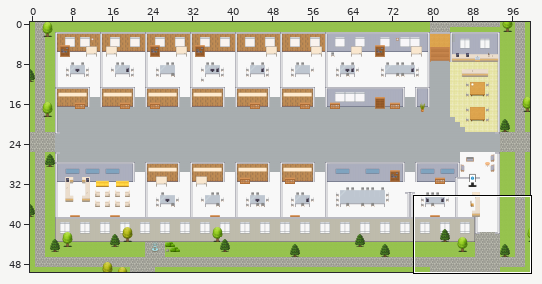
Tiled map (JSON) -- maps/PH-Drug-Innovation-Platform.tmj. The picture above shows the old version from afar; the outline marks the close-up.
Close-up. First the earlier version:
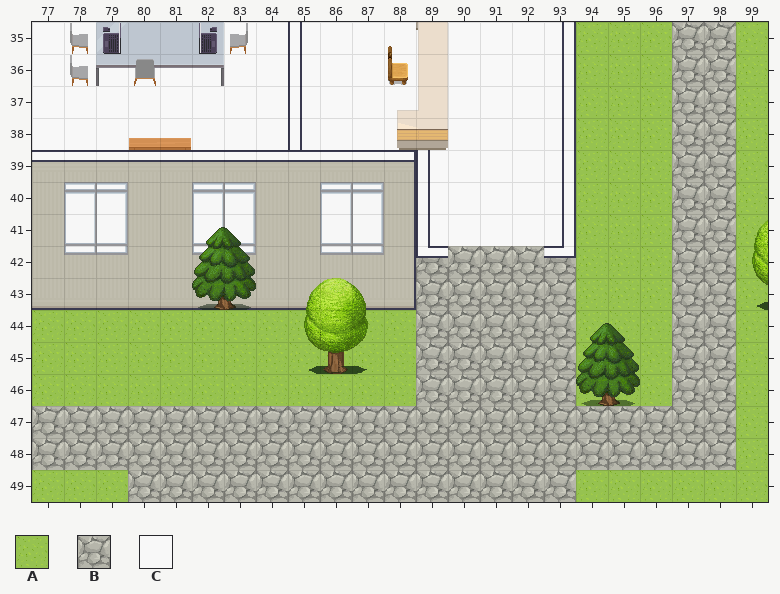
Cells are 32x32 px. Shown: x 77..99, y 35..49. The commit also changed other parts of the map, which this record leaves out.
Key: from "Exterior": A 629, B 638; from "room2": C 66.
_ is an empty cell, # one hidden under a higher layer.
Layers that did not change in this view are not listed.
Layer "outside" before, first column x 77:
35 #################AAABBA
36 #################AAABBA
37 #################AAABBA
38 #################AAABBA
39 #################AAABBA
40 #################AAABBA
41 #################AAABBA
42 ############BBBBBAAABBA
43 ############BBBBBAAABBA
44 AAAAAAAAA#AABBBBBAAABBA
45 AAAAAAAAAAAABBBBBAAABBA
46 AAAAAAAAAAAABBBBBAAABBA
47 BBBBBBBBBBBBBBBBBBBBBBA
48 BBBBBBBBBBBBBBBBBBBBBBA
49 AAABBBBBBBBBBBBBBAAAAAA
Layer "floors" before, first column x 77:
35 CC####CCCCCCCCCCC______
36 CCCCCCCCCCCCCCCCC______
37 CCCCCCCCCCCCCCCCC______
38 CCCCCCCCCCCCCCCCC______
39 ____________CCCCC______
40 ____________CCCCC______
41 ____________CCCCC______
42 _______________________
43 _______________________
44 _______________________
45 _______________________
46 _______________________
47 _______________________
48 _______________________
49 _______________________
Now the later version:
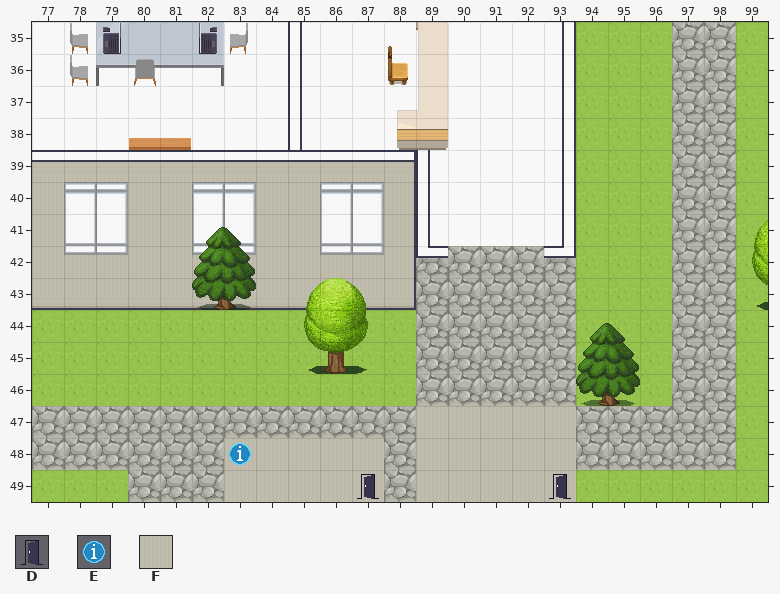
Further tiles: from "User_Zones": D 65, E 104; from "room2": F 328.
The edit:
Layer "outside":
y 47..49: x 89..93 BBBBB -> FFFFF
Layer "floors":
y 48..49: x 83..87 _____ -> FFFFF
Layer "zones":
y 48: x 83 _ -> E
y 49: x 87 _ -> D; x 93 _ -> D
Pixel boxes of the changes (left, top, right, bottom) in both close-ups:
changed: (416, 406, 576, 502)
added: (224, 438, 384, 502)
